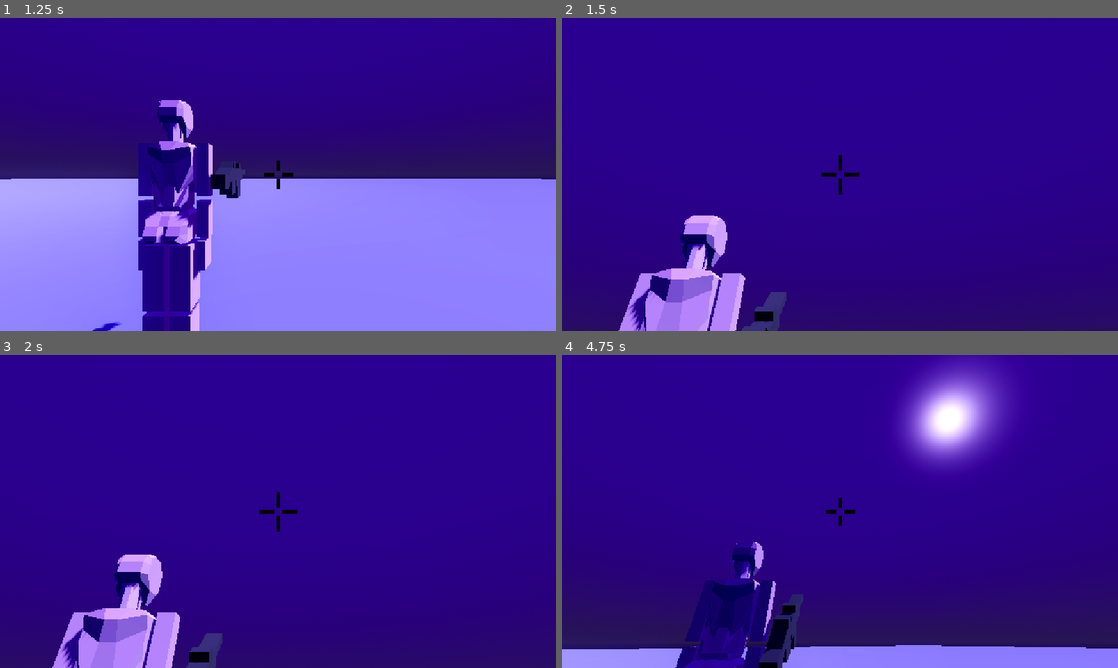
Above: before the commit, frames 1-4 (two rows, left to right).
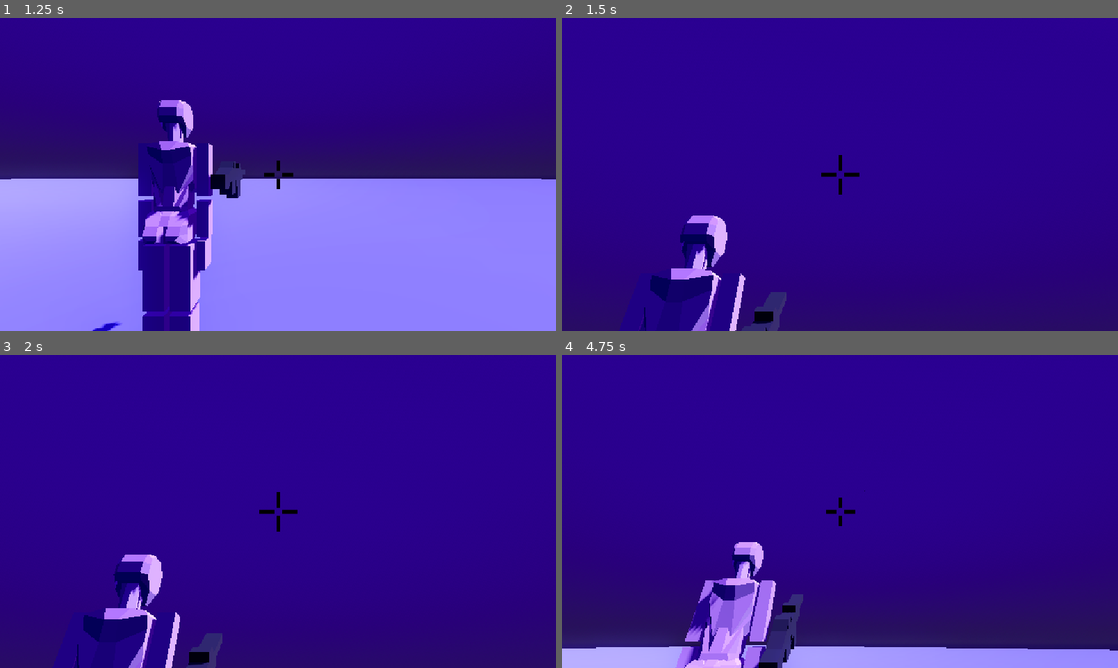
Above: after the commit, the same moments.

Repository: yelanshands/snowfallen
Game: Godot game, scene res://home.tscn
Two runs of this game, one before a commit and one after it. Both use one fixed random seed, a clock stepped at 60 frames per second and the inputs below.
Inputs (mouse positions are in pixels of both pictures, inside the frame that each line leads up to):
- Up to frame 1 (1.25 s): click "Play" at 0.5 s
- Up to frame 2 (1.5 s): tap Enter at 1.25 s; move the mouse to (867, 174) at 1.27 s; hold W (move_forward) from 1.28 s (still down); hold C (crouch) from 1.28 s (still down)
- Up to frame 3 (2 s): keep holding W (move_forward); keep holding C (crouch); tap Space (jump) at 1.52 s
- Up to frame 4 (4.75 s): keep holding W (move_forward); move the mouse to (812, 511) at 2.02 s; release C (crouch) at 2.03 s; tap F (interact) at 2.1 s; tap Space (jump) at 2.27, 3.77, 4.52 s; move the mouse to (851, 505) at 2.77 s; press the mouse at (851, 505) at 2.78 s; move the mouse to (834, 517) at 3.52 s; release the mouse at (834, 517) at 3.53 s; tap Shift (sprint) at 3.6 s; move the mouse to (878, 514) at 4.27 s; hold Mouse wheel down (wheel_down) from 4.28 s (still down)

Frame 1 is identical in both runs. In frame 2, 3.6% of the frame differs, in the area x 10-38%, y 63-100%; in frame 3, 3.5%; in frame 4, 13%, in the area x 0-100%, y 1-100%.

Commit message:
camera fixes + bullet damage

Diff:
--- a/frappecchino/bullet.gd
+++ b/frappecchino/bullet.gd
@@ -13,8 +13,14 @@
 	if is_colliding():
 		global_position = get_collision_point()
 		set_physics_process(false)
+		print(collided.name)
+		if collided.name == "head":
+			damage_amount = 100
+		elif collided.name == "body":
+			damage_amount = 25
+		elif collided.name == "leg":
+			damage_amount = 20
 		while current:
-			#print(current.name)
 			if current.is_in_group("attackable"):
 				if current.has_method("apply_damage"):
 					current.apply_damage(damage_amount)
--- a/frappecchino/line.gd
+++ /dev/null
@@ -1,13 +0,0 @@
-extends RayCast3D
-
-var speed := 100.0
-var collided := false
-
-func _physics_process(delta: float) -> void:
-	position -= global_basis * Vector3.FORWARD * speed * delta
-	target_position = -(Vector3.FORWARD * speed * delta)
-	force_raycast_update()
-	if is_colliding():
-		global_position = get_collision_point()
-		collided = true
-		set_physics_process(false)
--- a/frappecchino/pewpew.gd
+++ b/frappecchino/pewpew.gd
@@ -5,6 +5,7 @@
 @onready var camera_end : Node3D = get_parent().get_node("SpringArmPivot/PlayerCamera/Line")
 @onready var camera : Camera3D = get_parent().get_node("SpringArmPivot/PlayerCamera")
 @onready var sound: AudioStreamPlayer3D = $AudioStreamPlayer3D
+@onready var player: CharacterBody3D = get_parent()
 
 var cam_sens := 0.0025
 var pewpew_roty := 0.0
@@ -24,5 +25,6 @@
 
 func _unhandled_input(event):
 	if event is InputEventMouseMotion:
-		pewpew_rotx += event.relative.y * cam_sens
-		rotation.x = pewpew_rotx - rotation.angle_to(camera_end.position)
+		if not player.clamped:
+			pewpew_rotx += event.relative.y * cam_sens
+			rotation.x = pewpew_rotx - rotation.angle_to(camera_end.position)
--- a/frappecchino/player.gd
+++ b/frappecchino/player.gd
@@ -31,6 +31,7 @@
 var player_rot = 0.0
 var in_air = false
 var walking = false
+var clamped = false
 
 func _init():
 	Input.set_mouse_mode(Input.MOUSE_MODE_CAPTURED)
@@ -106,10 +107,11 @@
 func _unhandled_input(event):
 	if event is InputEventMouseMotion:
 		player_rot -= event.relative.x * cam_sens
-		rotation.y = player_rot - rotation.angle_to(camera.position)
+		rotation.y = lerp_angle(rotation.y, player_rot, 0.2)
 
 		camera.rotation.x -= event.relative.y * cam_sens
 		camera.rotation.x = clamp(camera.rotation.x, -PI/4, PI/2)
+		clamped = camera.rotation.x <= -PI/4 or camera.rotation.x >= PI/2
 
 	if event.is_action_pressed("wheel_up"):
 		spring_arm.spring_length -= 1
--- a/frappecchino/player_model.tscn
+++ b/frappecchino/player_model.tscn
@@ -55,104 +55,104 @@
 
 [node name="player_model" instance=ExtResource("1_qge56")]
 
-[node name="humanoid" type="StaticBody3D" parent="Node/all/head2/head" index="0"]
+[node name="head" type="StaticBody3D" parent="Node/all/head2/head" index="0"]
 collision_layer = 3
 
-[node name="body" type="CollisionShape3D" parent="Node/all/head2/head/humanoid" index="0"]
+[node name="body" type="CollisionShape3D" parent="Node/all/head2/head/head" index="0"]
 shape = SubResource("ConcavePolygonShape3D_qge56")
 
-[node name="humanoid" type="StaticBody3D" parent="Node/all/head2/neck" index="0"]
+[node name="neck" type="StaticBody3D" parent="Node/all/head2/neck" index="0"]
 collision_layer = 3
 
-[node name="body" type="CollisionShape3D" parent="Node/all/head2/neck/humanoid" index="0"]
+[node name="body" type="CollisionShape3D" parent="Node/all/head2/neck/neck" index="0"]
 shape = SubResource("ConcavePolygonShape3D_sc24m")
 
-[node name="humanoid" type="StaticBody3D" parent="Node/all/head2/torso/upper" index="0"]
+[node name="body" type="StaticBody3D" parent="Node/all/head2/torso/upper" index="0"]
 collision_layer = 3
 
-[node name="body" type="CollisionShape3D" parent="Node/all/head2/torso/upper/humanoid" index="0"]
+[node name="body" type="CollisionShape3D" parent="Node/all/head2/torso/upper/body" index="0"]
 shape = SubResource("ConcavePolygonShape3D_yqb6h")
 
-[node name="humanoid" type="StaticBody3D" parent="Node/all/head2/torso/lower" index="0"]
+[node name="body" type="StaticBody3D" parent="Node/all/head2/torso/lower" index="0"]
 collision_layer = 3
 
-[node name="body" type="CollisionShape3D" parent="Node/all/head2/torso/lower/humanoid" index="0"]
+[node name="body" type="CollisionShape3D" parent="Node/all/head2/torso/lower/body" index="0"]
 shape = SubResource("ConcavePolygonShape3D_rf0w2")
 
-[node name="humanoid" type="StaticBody3D" parent="Node/all/head2/torso/mid" index="0"]
+[node name="body" type="StaticBody3D" parent="Node/all/head2/torso/mid" index="0"]
 collision_layer = 3
 
-[node name="body" type="CollisionShape3D" parent="Node/all/head2/torso/mid/humanoid" index="0"]
+[node name="body" type="CollisionShape3D" parent="Node/all/head2/torso/mid/body" index="0"]
 shape = SubResource("ConcavePolygonShape3D_rkbkj")
 
-[node name="humanoid" type="StaticBody3D" parent="Node/all/head2/torso/leftarm/arm left" index="0"]
+[node name="body" type="StaticBody3D" parent="Node/all/head2/torso/leftarm/arm left" index="0"]
 collision_layer = 3
 
-[node name="body" type="CollisionShape3D" parent="Node/all/head2/torso/leftarm/arm left/humanoid" index="0"]
+[node name="body" type="CollisionShape3D" parent="Node/all/head2/torso/leftarm/arm left/body" index="0"]
 shape = SubResource("ConvexPolygonShape3D_6jjb2")
 
-[node name="humanoid" type="StaticBody3D" parent="Node/all/head2/torso/leftarm/forearm/forearm left" index="0"]
+[node name="body" type="StaticBody3D" parent="Node/all/head2/torso/leftarm/forearm/forearm left" index="0"]
 collision_layer = 3
 
-[node name="body" type="CollisionShape3D" parent="Node/all/head2/torso/leftarm/forearm/forearm left/humanoid" index="0"]
+[node name="body" type="CollisionShape3D" parent="Node/all/head2/torso/leftarm/forearm/forearm left/body" index="0"]
 shape = SubResource("ConvexPolygonShape3D_majja")
 
-[node name="humanoid" type="StaticBody3D" parent="Node/all/head2/torso/leftarm/forearm/hand/hand left" index="0"]
+[node name="body" type="StaticBody3D" parent="Node/all/head2/torso/leftarm/forearm/hand/hand left" index="0"]
 collision_layer = 3
 
-[node name="body" type="CollisionShape3D" parent="Node/all/head2/torso/leftarm/forearm/hand/hand left/humanoid" index="0"]
+[node name="body" type="CollisionShape3D" parent="Node/all/head2/torso/leftarm/forearm/hand/hand left/body" index="0"]
 shape = SubResource("ConvexPolygonShape3D_n3g43")
 
-[node name="humanoid" type="StaticBody3D" parent="Node/all/head2/torso/leftleg/thigh left" index="0"]
+[node name="leg" type="StaticBody3D" parent="Node/all/head2/torso/leftleg/thigh left" index="0"]
 collision_layer = 3
 
-[node name="body" type="CollisionShape3D" parent="Node/all/head2/torso/leftleg/thigh left/humanoid" index="0"]
+[node name="body" type="CollisionShape3D" parent="Node/all/head2/torso/leftleg/thigh left/leg" index="0"]
 shape = SubResource("ConvexPolygonShape3D_cylvw")
 
-[node name="humanoid" type="StaticBody3D" parent="Node/all/head2/torso/leftleg/calf left" index="0"]
+[node name="leg" type="StaticBody3D" parent="Node/all/head2/torso/leftleg/calf left" index="0"]
 collision_layer = 3
 
-[node name="body" type="CollisionShape3D" parent="Node/all/head2/torso/leftleg/calf left/humanoid" index="0"]
+[node name="body" type="CollisionShape3D" parent="Node/all/head2/torso/leftleg/calf left/leg" index="0"]
 shape = SubResource("ConvexPolygonShape3D_8fagi")
 
-[node name="humanoid" type="StaticBody3D" parent="Node/all/head2/torso/leftleg/foot left" index="0"]
+[node name="leg" type="StaticBody3D" parent="Node/all/head2/torso/leftleg/foot left" index="0"]
 collision_layer = 3
 
-[node name="body" type="CollisionShape3D" parent="Node/all/head2/torso/leftleg/foot left/humanoid" index="0"]
+[node name="body" type="CollisionShape3D" parent="Node/all/head2/torso/leftleg/foot left/leg" index="0"]
 shape = SubResource("ConvexPolygonShape3D_skrtr")
 
-[node name="humanoid" type="StaticBody3D" parent="Node/all/head2/torso/rightarm/arm left2" index="0"]
+[node name="body" type="StaticBody3D" parent="Node/all/head2/torso/rightarm/arm left2" index="0"]
 collision_layer = 3
 
-[node name="body" type="CollisionShape3D" parent="Node/all/head2/torso/rightarm/arm left2/humanoid" index="0"]
+[node name="body" type="CollisionShape3D" parent="Node/all/head2/torso/rightarm/arm left2/body" index="0"]
 shape = SubResource("ConvexPolygonShape3D_l0pls")
 
-[node name="humanoid" type="StaticBody3D" parent="Node/all/head2/torso/rightarm/forearm2/forearm left2" index="0"]
+[node name="body" type="StaticBody3D" parent="Node/all/head2/torso/rightarm/forearm2/forearm left2" index="0"]
 collision_layer = 3
 
-[node name="body" type="CollisionShape3D" parent="Node/all/head2/torso/rightarm/forearm2/forearm left2/humanoid" index="0"]
+[node name="body" type="CollisionShape3D" parent="Node/all/head2/torso/rightarm/forearm2/forearm left2/body" index="0"]
 shape = SubResource("ConvexPolygonShape3D_leyyw")
 
-[node name="humanoid" type="StaticBody3D" parent="Node/all/head2/torso/rightarm/forearm2/hand2/hand left2" index="0"]
+[node name="body" type="StaticBody3D" parent="Node/all/head2/torso/rightarm/forearm2/hand2/hand left2" index="0"]
 collision_layer = 3
 
-[node name="body" type="CollisionShape3D" parent="Node/all/head2/torso/rightarm/forearm2/hand2/hand left2/humanoid" index="0"]
+[node name="body" type="CollisionShape3D" parent="Node/all/head2/torso/rightarm/forearm2/hand2/hand left2/body" index="0"]
 shape = SubResource("ConvexPolygonShape3D_71t5f")
 
-[node name="humanoid" type="StaticBody3D" parent="Node/all/head2/torso/rightleg/thigh left2" index="0"]
+[node name="leg" type="StaticBody3D" parent="Node/all/head2/torso/rightleg/thigh left2" index="0"]
 collision_layer = 3
 
-[node name="body" type="CollisionShape3D" parent="Node/all/head2/torso/rightleg/thigh left2/humanoid" index="0"]
+[node name="body" type="CollisionShape3D" parent="Node/all/head2/torso/rightleg/thigh left2/leg" index="0"]
 shape = SubResource("ConvexPolygonShape3D_3wl88")
 
-[node name="humanoid" type="StaticBody3D" parent="Node/all/head2/torso/rightleg/calf left2" index="0"]
+[node name="leg" type="StaticBody3D" parent="Node/all/head2/torso/rightleg/calf left2" index="0"]
 collision_layer = 3
 
-[node name="body" type="CollisionShape3D" parent="Node/all/head2/torso/rightleg/calf left2/humanoid" index="0"]
+[node name="body" type="CollisionShape3D" parent="Node/all/head2/torso/rightleg/calf left2/leg" index="0"]
 shape = SubResource("ConvexPolygonShape3D_rd0kb")
 
-[node name="humanoid" type="StaticBody3D" parent="Node/all/head2/torso/rightleg/foot left2" index="0"]
+[node name="leg" type="StaticBody3D" parent="Node/all/head2/torso/rightleg/foot left2" index="0"]
 collision_layer = 3
 
-[node name="body" type="CollisionShape3D" parent="Node/all/head2/torso/rightleg/foot left2/humanoid" index="0"]
+[node name="body" type="CollisionShape3D" parent="Node/all/head2/torso/rightleg/foot left2/leg" index="0"]
 shape = SubResource("ConvexPolygonShape3D_t4yv4")
Not shown, removed: frappecchino/line.gd.uid
